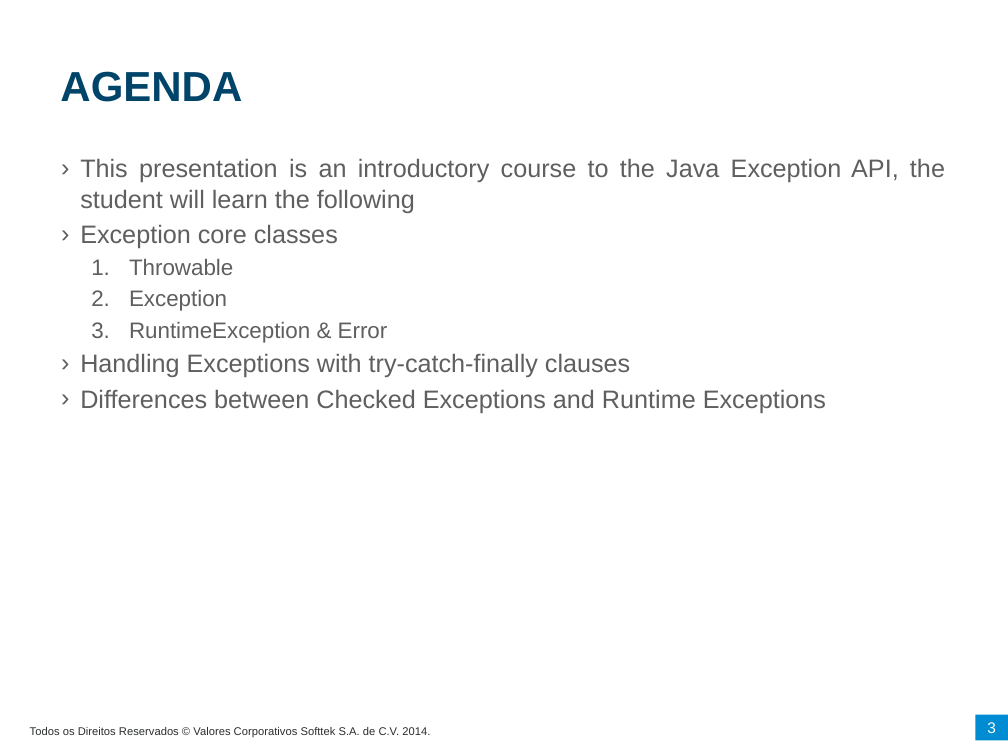
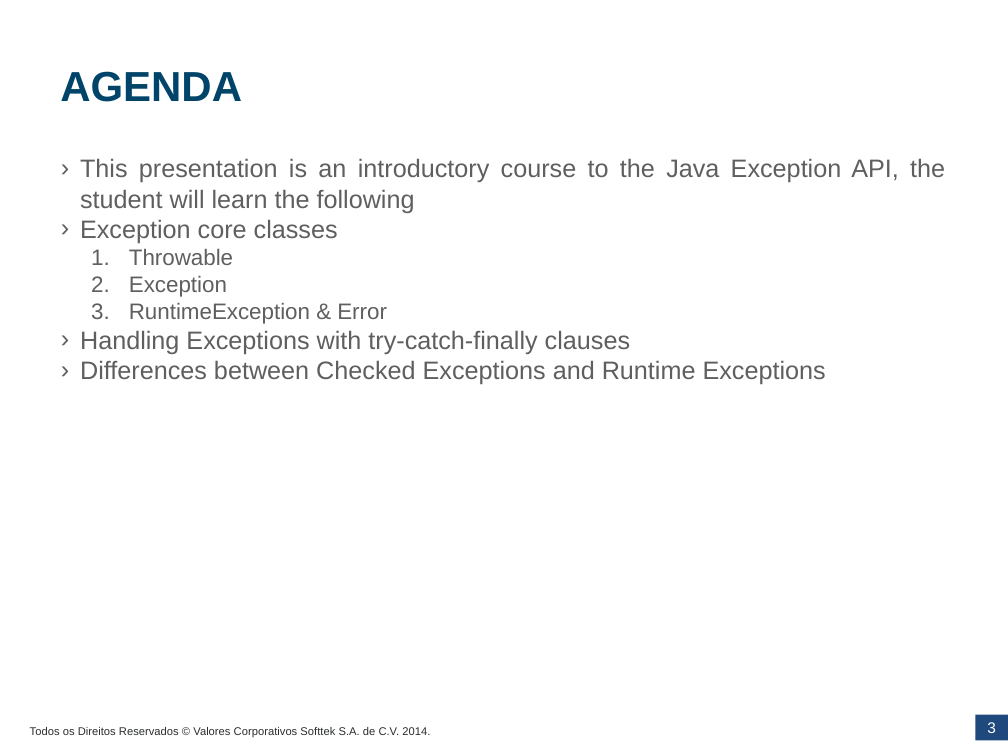
Before and after one commit to softtekAcademy/JavaCourse2016, a slide deck: slide 3 of AdvancedJava-master/exceptions/doc/JavaAcademy-Exceptions.pptx. Drawn at 1008x756 pixels with LibreOffice and Linux fonts; fonts in the diff are those of the drawing; background and template pictures are left out. Boxes give left, top, right and bottom in pixels: in the first picture for what was removed or moved away, otherwise in the second. Text is boxed around its words. In the diff, an @@ line names an element or a change of style, - is before the commit and + after.

```diff
--- a/AdvancedJava-master/exceptions/doc/JavaAcademy-Exceptions.pptx
+++ b/AdvancedJava-master/exceptions/doc/JavaAcademy-Exceptions.pptx
@@ text "This presentation is an introductory ..." at bbox=[80, 158, 945, 384]: less space between paragraphs; indent changed @@
@@ rectangle at bbox=[976, 715, 1008, 741]: fill #008CD2 to #1F497D @@
```
Also in this commit, not shown: 16 other slides changed, 1 slide added, 1 slide removed, 8 other files.
